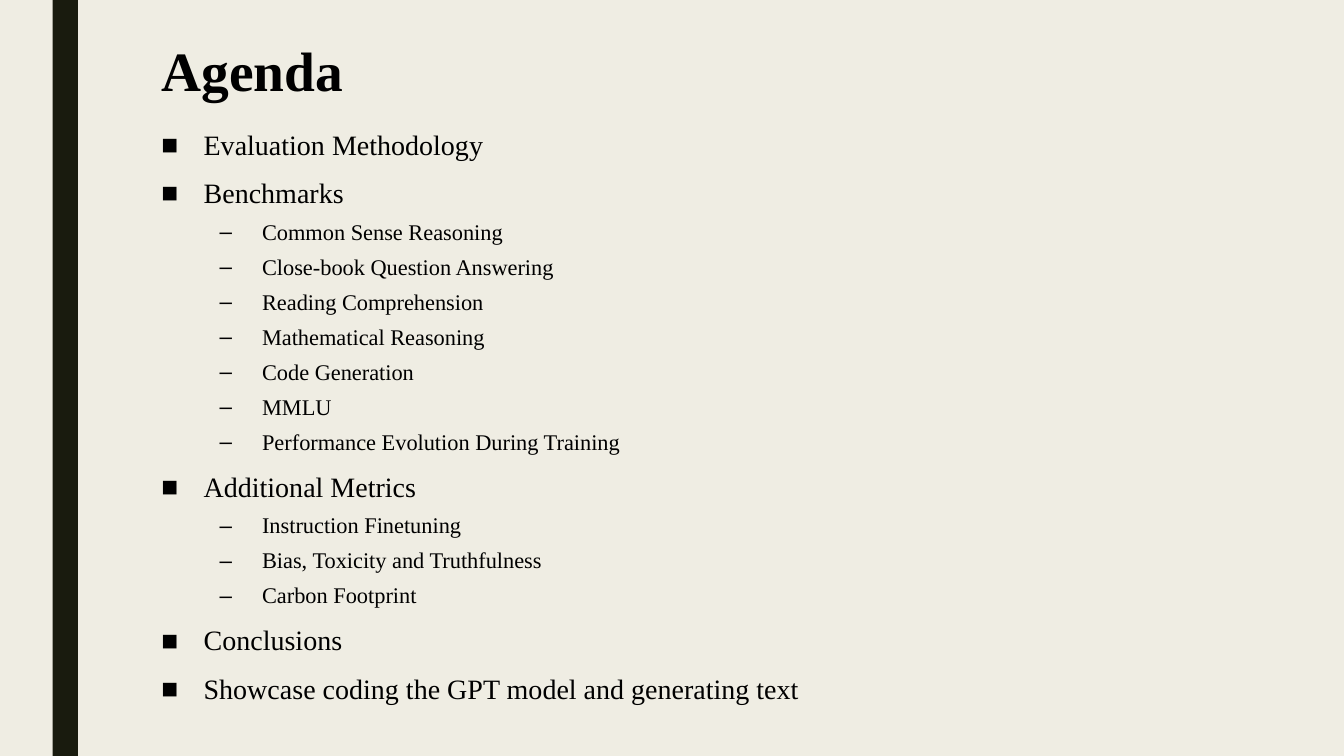
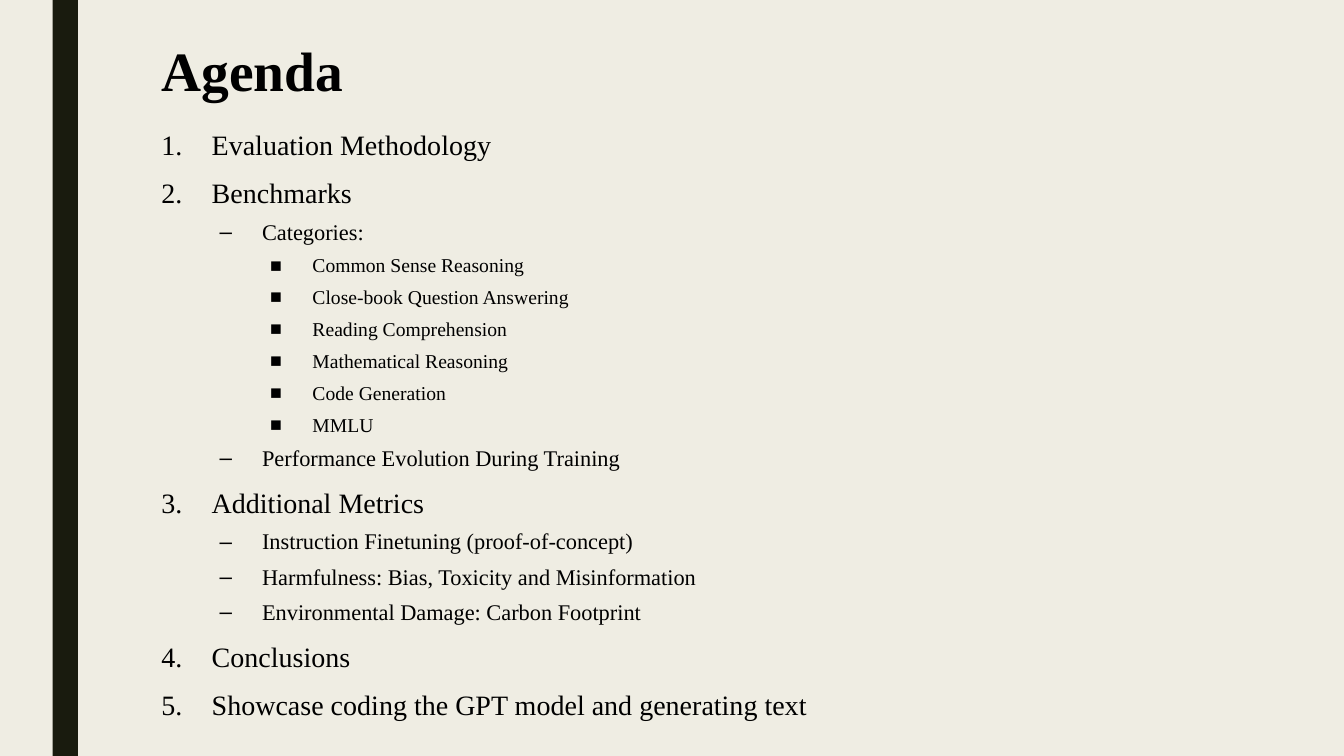
Before and after one commit to shlomi1993/llm-from-scratch, a slide deck: slide 2 of presentation/Lecture Slides.pptx. Drawn at 1344x756 pixels with LibreOffice and Linux fonts; fonts in the diff are those of the drawing. Boxes give left, top, right and bottom in pixels: in the first picture for what was removed or moved away, otherwise in the second. Text is boxed around its words. In the diff, an @@ line names an element or a change of style, - is before the commit and + after.

```diff
--- a/presentation/Lecture Slides.pptx
+++ b/presentation/Lecture Slides.pptx
@@ text at (x1=212, y1=135, x2=807, y2=721): size 16 to 14 pt in "Common Sense Reasoning", "Close-book Question Answering", "Reading Comprehension", "Mathematical Reasoning" and 2 more places; bullet ■ to 1.; bullet – to ■; list level 2 to 3 in "Common Sense Reasoning"; list level 2 to 3 in "Close-book Question Answering"; list level 2 to 3 in "Reading Comprehension"; list level 2 to 3 in "Mathematical Reasoning"; list level 2 to 3 in "Code Generation"; list level 2 to 3 in "MMLU" @@
@@ text at (x1=262, y1=225, x2=364, y2=245): paragraph added @@
+  – Categories:
@@ text at (x1=262, y1=533, x2=696, y2=625): text changed @@
-  – Instruction Finetuning
-  – Bias, Toxicity and Truthfulness
-  – Carbon Footprint
+  – Instruction Finetuning (proof-of-concept)
+  – Harmfulness: Bias, Toxicity and Misinformation
+  – Environmental Damage: Carbon Footprint
```
Also in this commit, not shown: 8 other slides changed, 3 other files.
